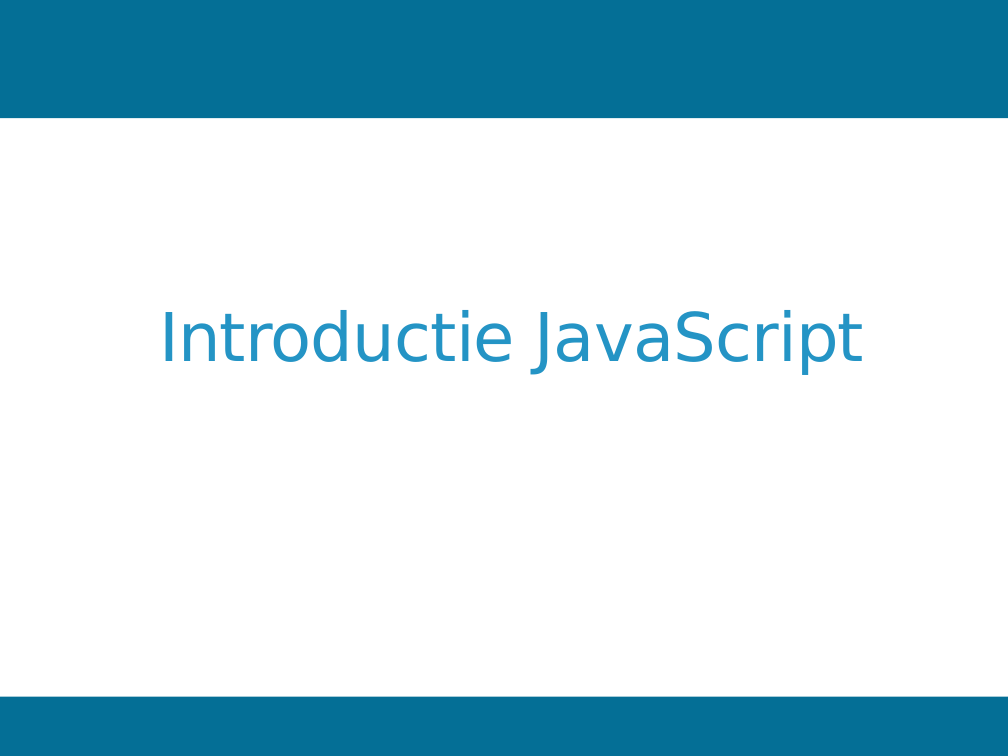
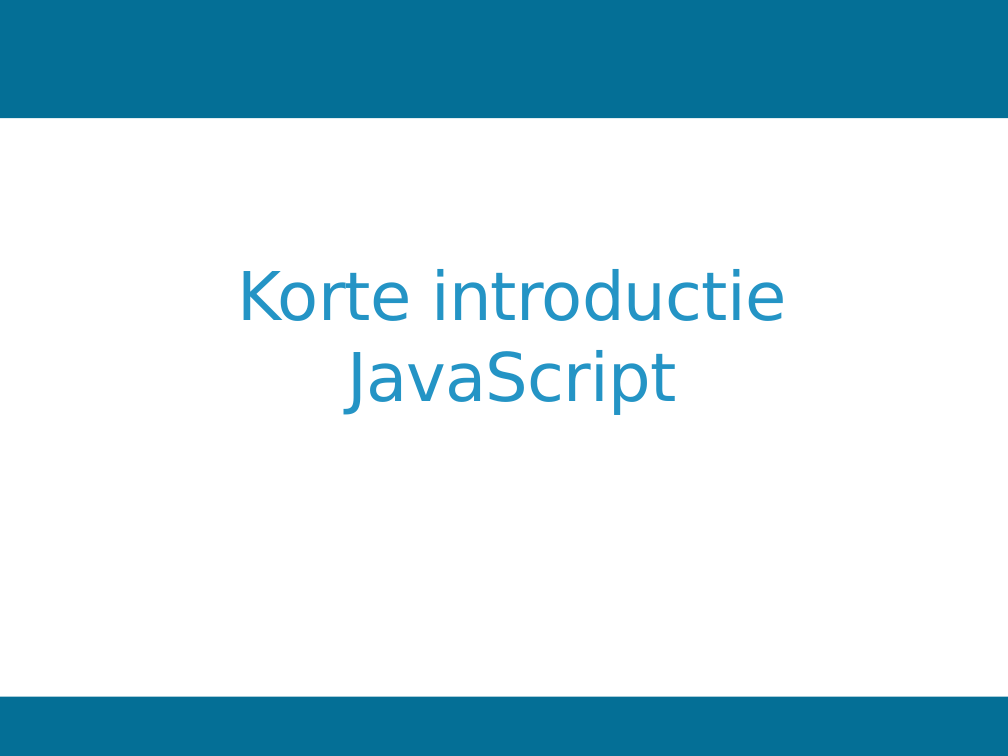
Before and after one commit to Woetjo/introAngular, a slide deck: slide 1 of introJavaScript.pptx. Drawn at 1008x756 pixels with LibreOffice and Linux fonts; fonts in the diff are those of the drawing; background and template pictures are left out. Boxes give left, top, right and bottom in pixels: in the first picture for what was removed or moved away, otherwise in the second. Text is boxed around its words. In the diff, an @@ line names an element or a change of style, - is before the commit and + after.

```diff
--- a/introJavaScript.pptx
+++ b/introJavaScript.pptx
@@ title at [238, 269, 786, 415]: text changed @@
-Introductie JavaScript
+Korte introductie JavaScript
```
Also in this commit, not shown: 13 other slides changed, 4 slides added, 1 other file.
